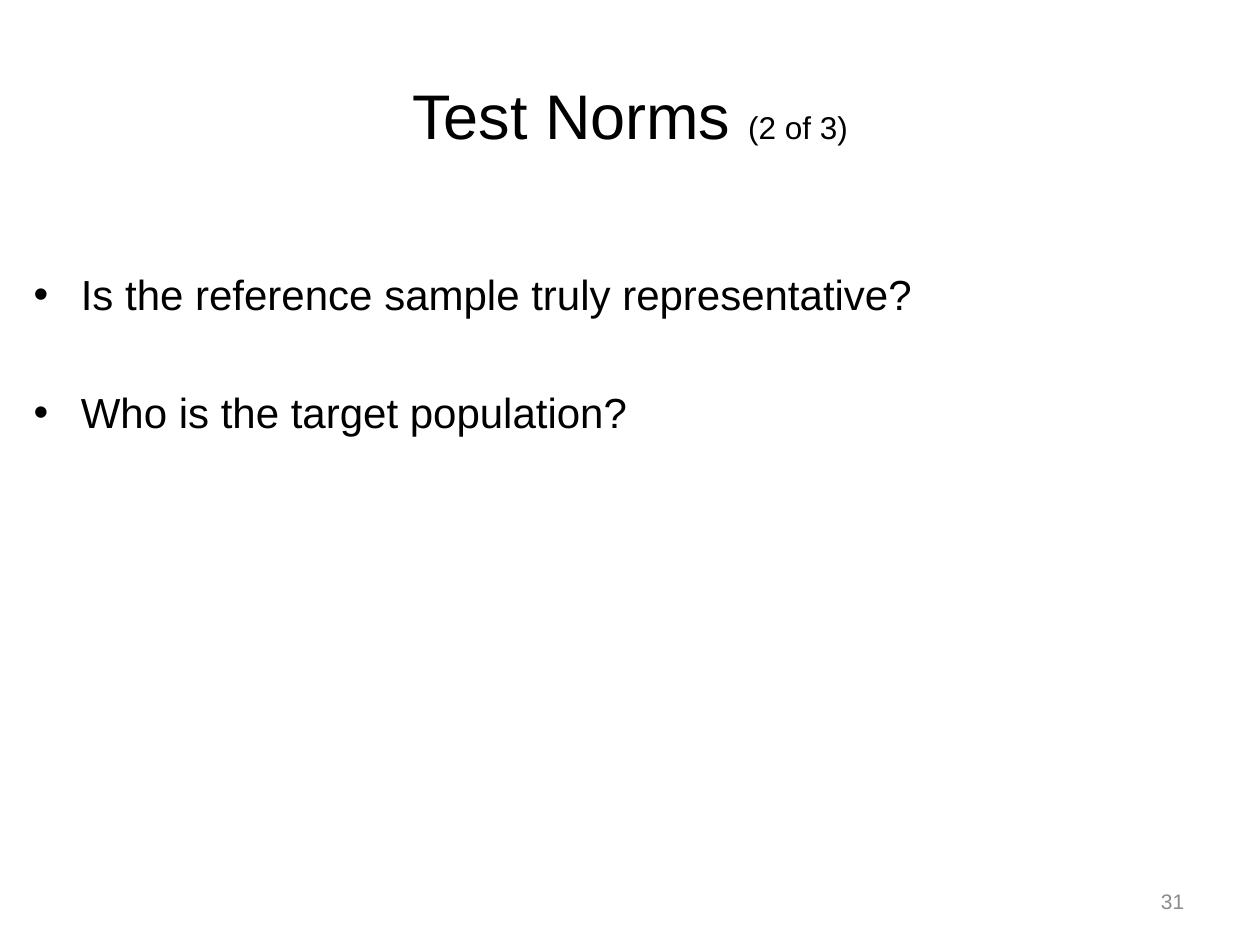
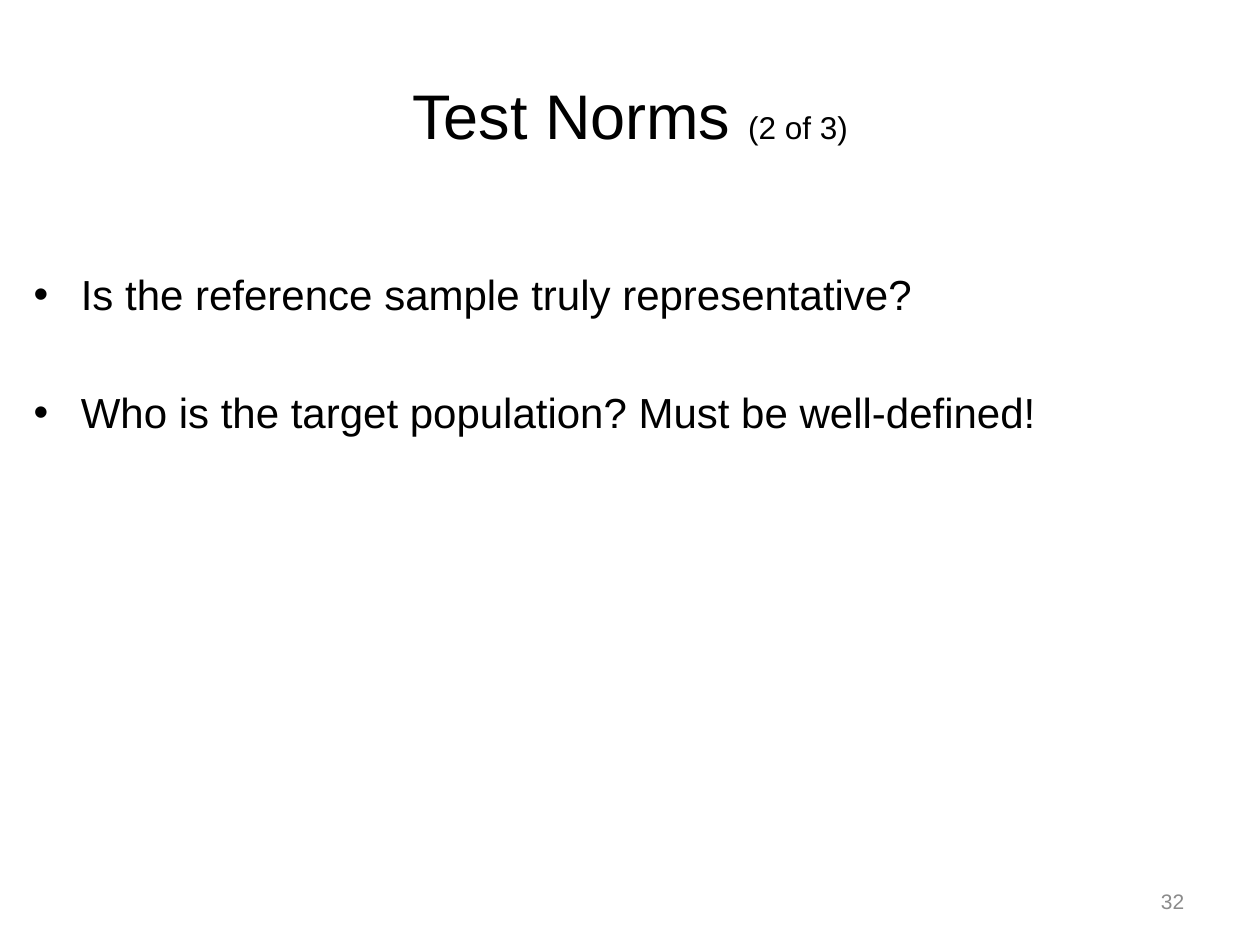
Before and after one commit to npm27/Teaching-Materials, a slide deck: slide 32 of Tests and Eval/Fall 25/Slides/3 Chapter 3.pptx (slide 31 before the commit). Drawn at 1260x945 pixels with LibreOffice and Linux fonts; fonts in the diff are those of the drawing. Boxes give left, top, right and bottom in pixels: in the first picture for what was removed or moved away, otherwise in the second. Text is boxed around its words. In the diff, an @@ line names an element or a change of style, - is before the commit and + after.

```diff
--- a/Tests and Eval/Fall 25/Slides/3 Chapter 3.pptx
+++ b/Tests and Eval/Fall 25/Slides/3 Chapter 3.pptx
@@ text at <box>81,397,1036,436</box>: text changed @@
-• Who is the target population?
+• Who is the target population? Must be well-defined!
@@ page number at <box>1161,894,1184,909</box>: text changed @@
-31
+32
```
Also in this commit, not shown: 1 other slide changed, 1 slide added, 39 other files.
